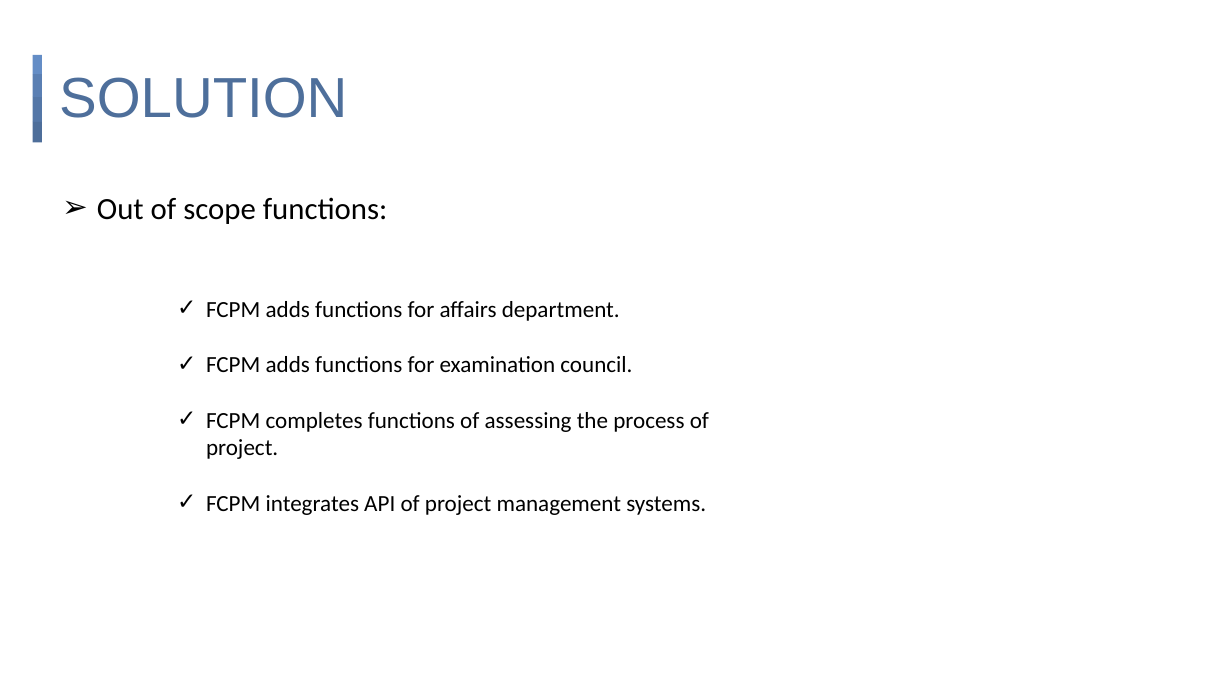
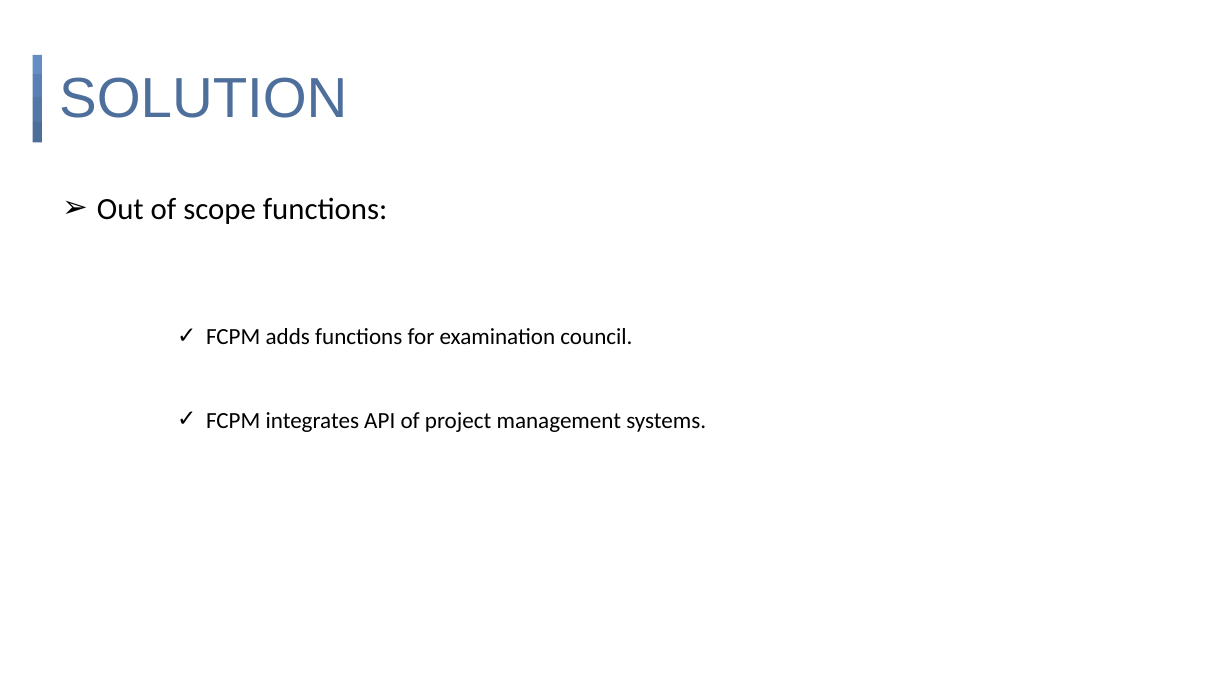
Before and after one commit to ducken1412/CapstoneProjectManagement, a slide deck: slide 12 of Document/FPTU-CAPSTONE-PROJECT-MANAGEMENT_BanChuan.pptx. Drawn at 1232x693 pixels with LibreOffice and Linux fonts; fonts in the diff are those of the drawing. Boxes give left, top, right and bottom in pixels: in the first picture for what was removed or moved away, otherwise in the second. Text is boxed around its words. In the diff, an @@ line names an element or a change of style, - is before the commit and + after.

Commit message:
doc ban chuan

```diff
--- a/Document/FPTU-CAPSTONE-PROJECT-MANAGEMENT_BanChuan.pptx
+++ b/Document/FPTU-CAPSTONE-PROJECT-MANAGEMENT_BanChuan.pptx
@@ text at [206,301,620,321]: paragraph removed @@
-✓ FCPM adds functions for affairs department.
@@ text at [206,412,709,459]: paragraph removed @@
-✓ FCPM completes functions of assessing the process of project.
```
